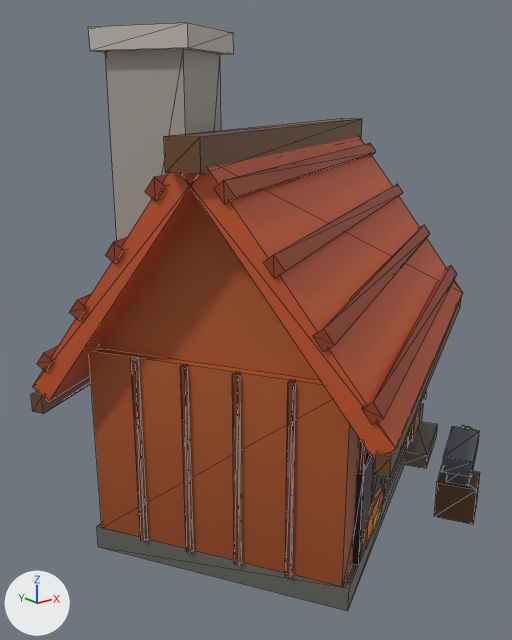
One commit to the glTF model art/models/building_20.glb: the scene before it, then after it.
The view is the same before and after, from a camera (50 mm lens) standing at (-0.867, -0.98, 0.738) and looking at (-0.066, 0.021, 0.337). Every picture has the same lights, and +X, +Y and +Z are marked at lower left. The picture after the commit comes second. Mesh edges are drawn as thin lines. Vertices at exactly the same position are counted once.

In view in the first picture: 'building_20'.
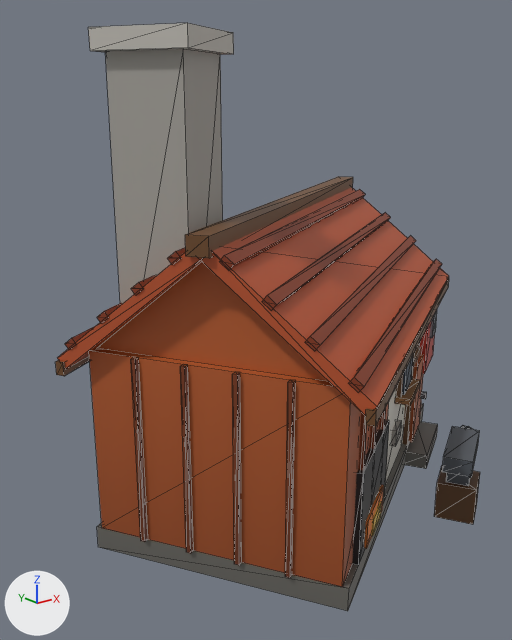
What the commit changed:
me_building_20 is used by ob_building_20; location (0.0, 0.0, 0.0).
me_building_20 had 360 vertices, 542 faces and spanned x -0.504..0.504, y -0.452..0.452, z 0.0..0.83.
me_building_20 now has 360 vertices, 542 faces and spans x -0.464..0.464, y -0.413..0.413, z 0.0..0.83.
me_building_20 part 1: 106 of 360 vertices moved; they spanned x -0.504..0.504, y -0.452..0.452, z 0.27..0.692 and now span x -0.464..0.464, y -0.413..0.413, z 0.325..0.563; mean shift (0.0, 0.0, -0.031); largest move (-0.385, -0.193, 0.692) -> (-0.351, -0.182, 0.563).
me_building_20 part 2: 92 kept faces spanning x -0.459..0.459, y -0.411..0.411, z 0.334..0.55 get new vertex colours; the middle colour goes from brown #933d1d to brown #86391c.

Changed parts and their boxes [x1, y1, x2, y2] in the pictures (512 x 640 px; the box of a moved part takes in the faces that stretch with it):
'building_20', reshaped
    before: [31, 23, 480, 611]
    after: [55, 23, 480, 611]
part 1 of me_building_20, moved or reshaped
    before: [31, 118, 461, 478]
    after: [55, 177, 449, 427]
part 2 of me_building_20, recoloured
    before: [32, 137, 463, 448]
    after: [57, 187, 449, 406]
